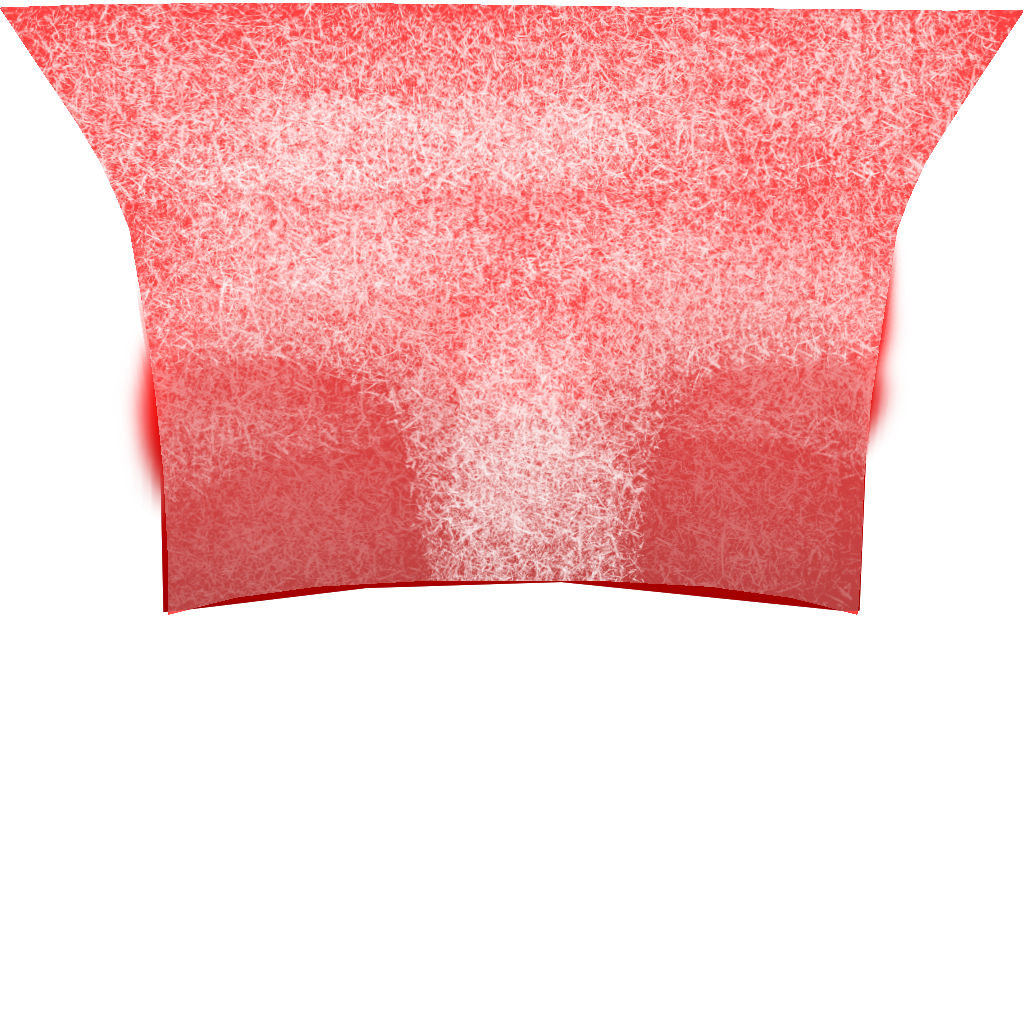
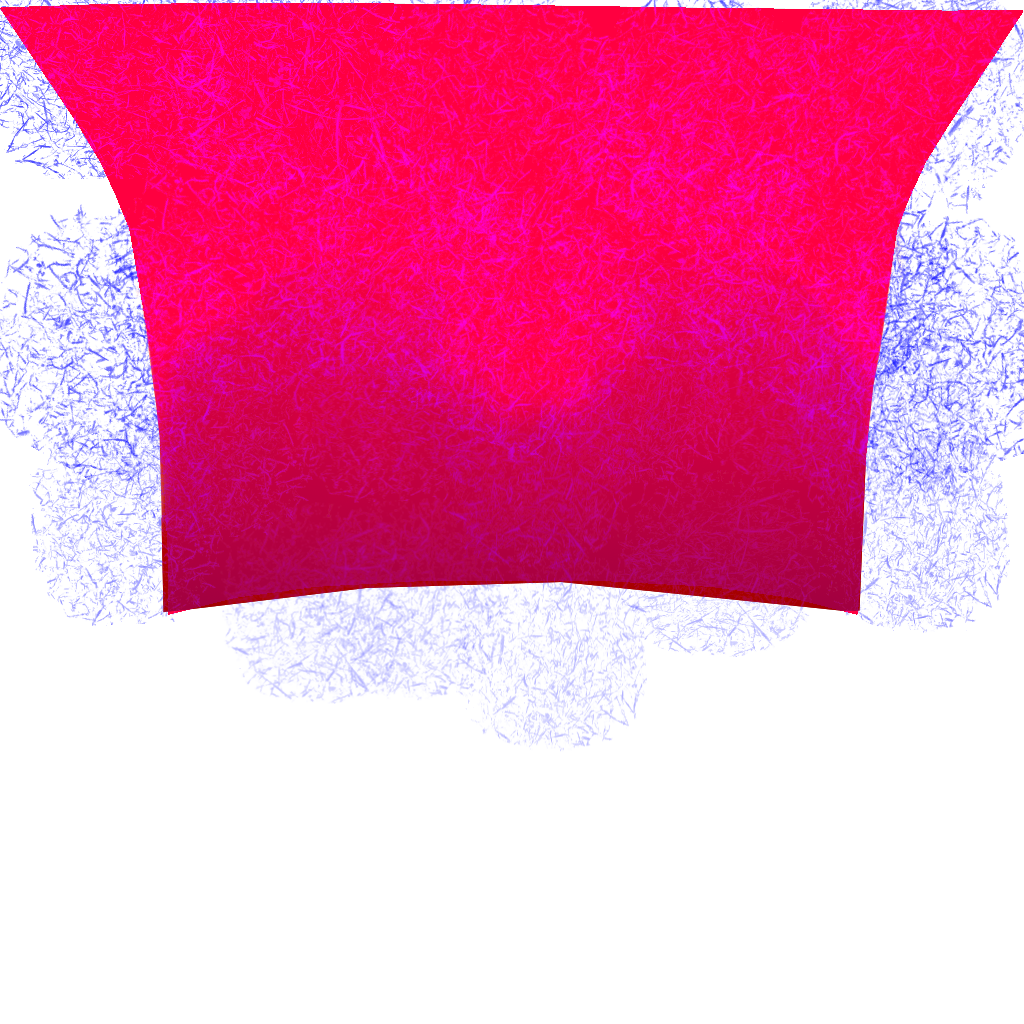
Before/after of a 1024x1024 layered artwork. What changed in the layer stack:
removed layer "Pasted Layer #1" over [1, 3, 1023, 615]
added layer "Layer" (addition) above "Pasted Layer" over [0, 0, 1024, 752]
"Pasted Layer": blend normal → addition, painted on it over [0, 3, 1023, 615]
painted on "c172p-front-interior-UV.png" over [112, 247, 911, 520]
